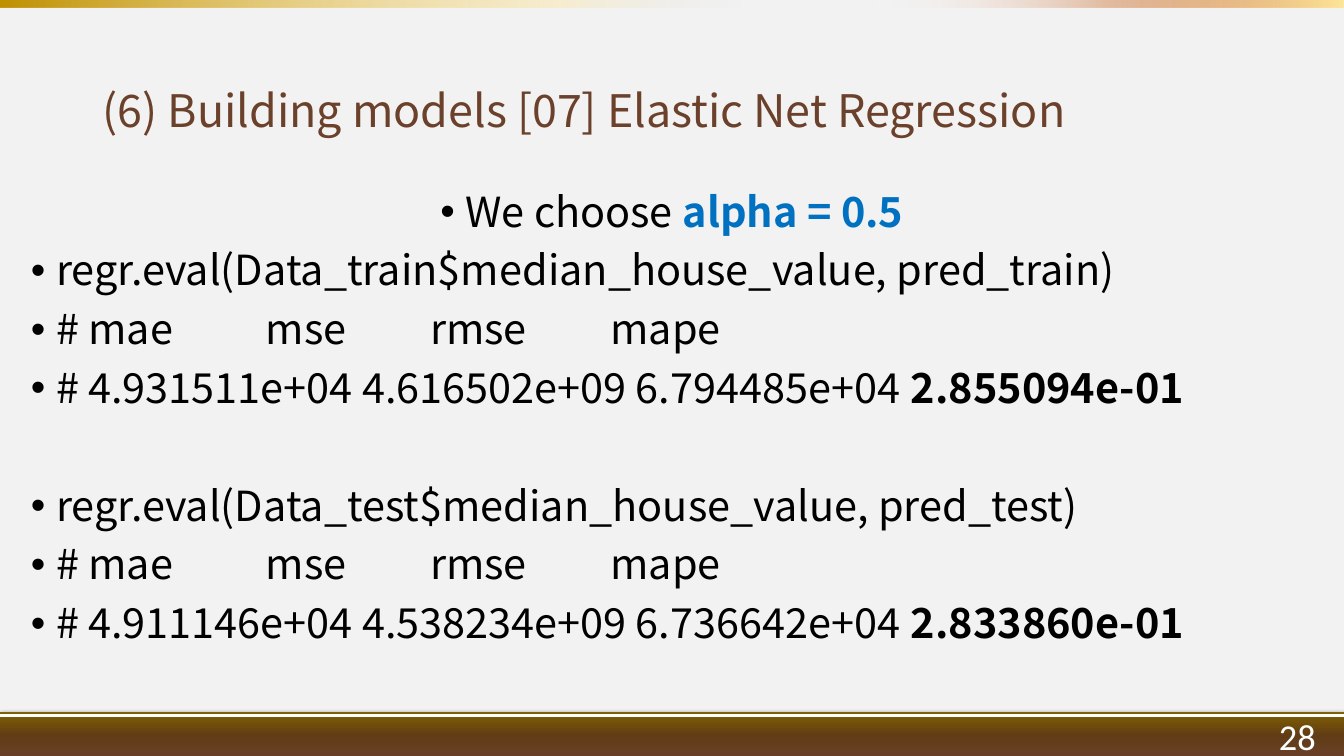
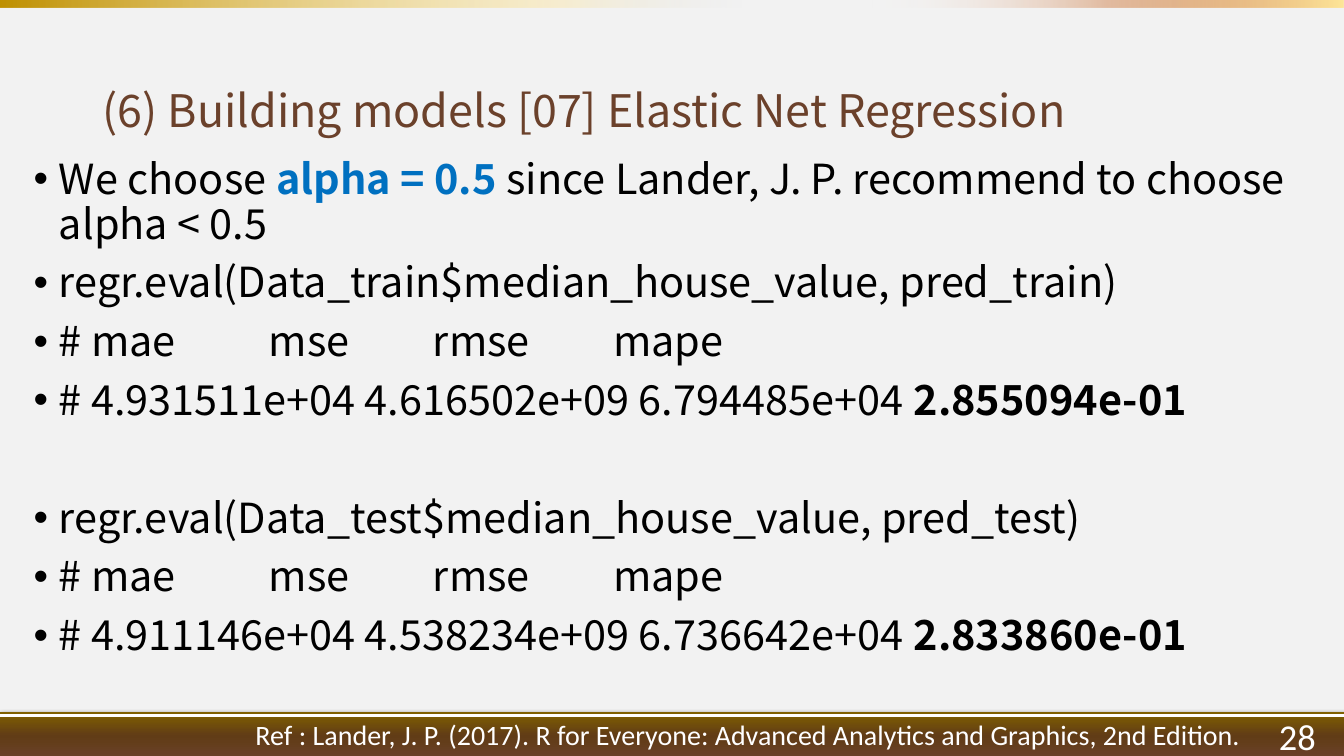
Before and after one commit to 1082-datascience/finalproject-finalproject-1082ds_group6, a slide deck: slide 31 of docs/1072_datascience_FP_107363015_G6.pptx. Drawn at 1344x756 pixels with LibreOffice and Linux fonts; fonts in the diff are those of the drawing; background and template pictures are left out. Boxes give left, top, right and bottom in pixels: in the first picture for what was removed or moved away, otherwise in the second. Text is boxed around its words. In the diff, an @@ line names an element or a change of style, - is before the commit and + after.

```diff
--- a/docs/1072_datascience_FP_107363015_G6.pptx
+++ b/docs/1072_datascience_FP_107363015_G6.pptx
@@ text "We choose alpha = 0.5 ...": place and size @@
-text "We choose alpha = 0.5 ..." at bbox=[56, 194, 1184, 639]
+text "We choose alpha = 0.5 ..." at bbox=[59, 161, 1285, 651]
@@ text at bbox=[59, 161, 1285, 249]: text changed; text colour #0070C0 to #000000; bold off @@
-• We choose alpha = 0.5
+• We choose alpha = 0.5 since Lander, J. P. recommend to choose alpha < 0.5
@@ text added at bbox=[255, 724, 1240, 750], 20 pt, text #FFFFFF @@
+  Ref : Lander, J. P. (2017). R for Everyone: Advanced Analytics and Graphics, 2nd Edition.
```
